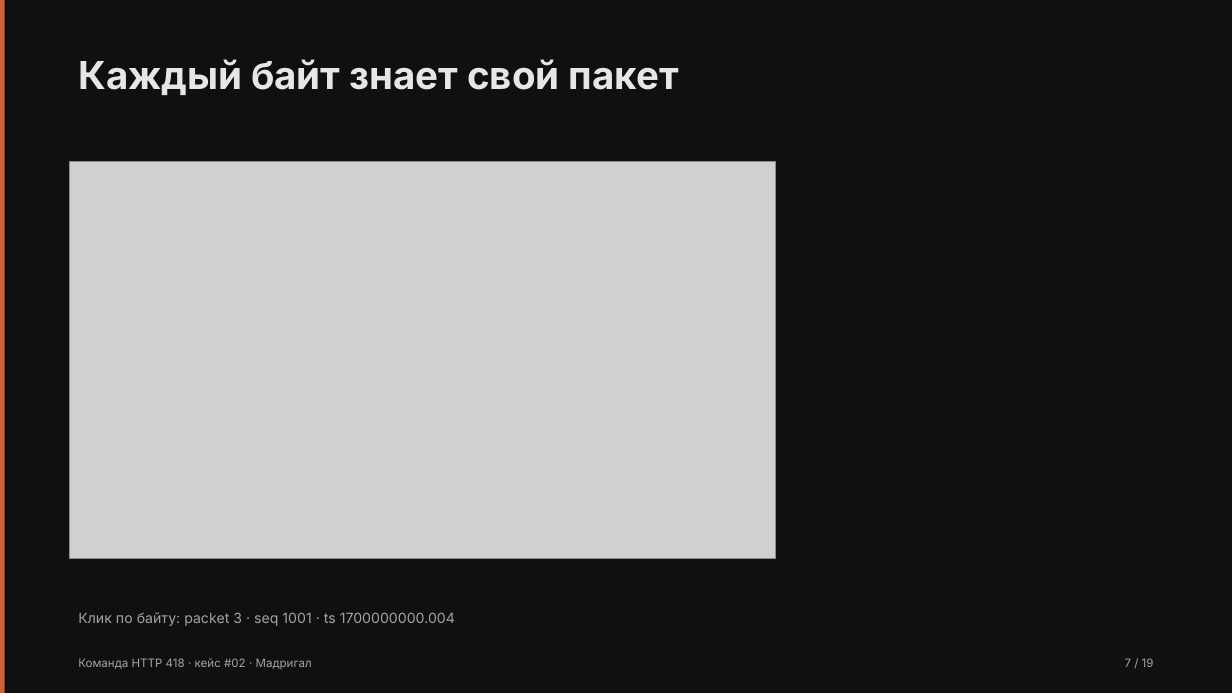
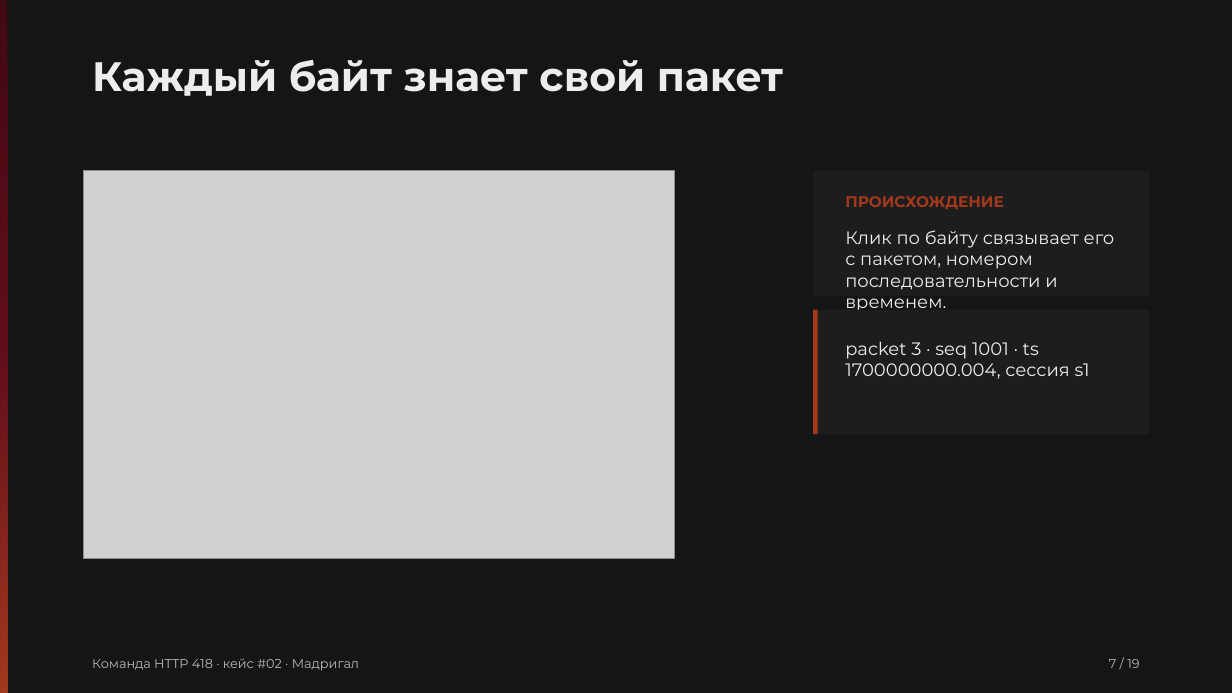
Before and after one commit to Pavel1778/madrigal-protocol-lab, a slide deck: slide 7 of presentation/slides.pptx. Drawn at 1232x693 pixels with LibreOffice and Linux fonts; fonts in the diff are those of the drawing; grey boxes stand for pictures. Boxes give left, top, right and bottom in pixels: in the first picture for what was removed or moved away, otherwise in the second. Text is boxed around its words. In the diff, an @@ line names an element or a change of style, - is before the commit and + after.

```diff
--- a/presentation/slides.pptx
+++ b/presentation/slides.pptx
@@ rectangle at [0,0,1232,693]: fill #0E1011 to #131516; shadow off @@
@@ rectangle at [0,0,7,693]: fill #D0603A to gradient #410913 to #610D1C to #A2391D; shadow off @@
@@ text "Каждый байт знает свой пакет": place and size @@
-text "Каждый байт знает свой пакет" at [78,59,679,95]
+text "Каждый байт знает свой пакет" at [92,60,783,96]
@@ text "Каждый байт знает свой пакет" at [92,60,783,96]: size 30 to 32 pt, font Inter to Montserrat, text colour #E8E6E3 to #EDEDED @@
@@ picture: place and size @@
-picture at [69,162,775,559]
+picture at [83,171,675,559]
@@ rectangle added at [813,171,1149,296], fill #1D1D1D @@
@@ text added at [845,196,1004,209], 12 pt, text #A2391D, bold @@
+ПРОИСХОЖДЕНИЕ
@@ text added at [845,230,1115,310], 14 pt, text #EDEDED @@
+Клик по байту связывает его с пакетом, номером последовательности и временем.
@@ rectangle added at [813,310,1149,434], fill #1D1D1D @@
@@ rectangle added at [813,310,818,434], fill #A2391D @@
@@ text at [845,341,1090,379]: text changed; size 11 to 14 pt; font Inter to Montserrat; text colour #A8A29E to #EDEDED @@
-Клик по байту: packet 3 · seq 1001 · ts 1700000000.004
+packet 3 · seq 1001 · ts 1700000000.004, сессия s1
@@ text "Команда HTTP 418 · кейс ...": place and size @@
-text "Команда HTTP 418 · кейс ..." at [78,658,312,669]
+text "Команда HTTP 418 · кейс ..." at [92,658,359,671]
@@ text "Команда HTTP 418 · кейс ..." at [92,658,359,671]: size 9 to 10 pt, font Inter to Montserrat, text colour #A8A29E to #B8B8B8 @@
@@ text "7 / 19" at [1109,659,1139,668]: size 9 to 10 pt, font Inter to Montserrat, text colour #A8A29E to #B8B8B8 @@
@@ text "7 / 19": place and size @@
-text "7 / 19" at [1125,658,1154,667]
+text "7 / 19" at [1109,659,1139,668]
```
Also in this commit, not shown: 18 other slides changed, 41 other files.
